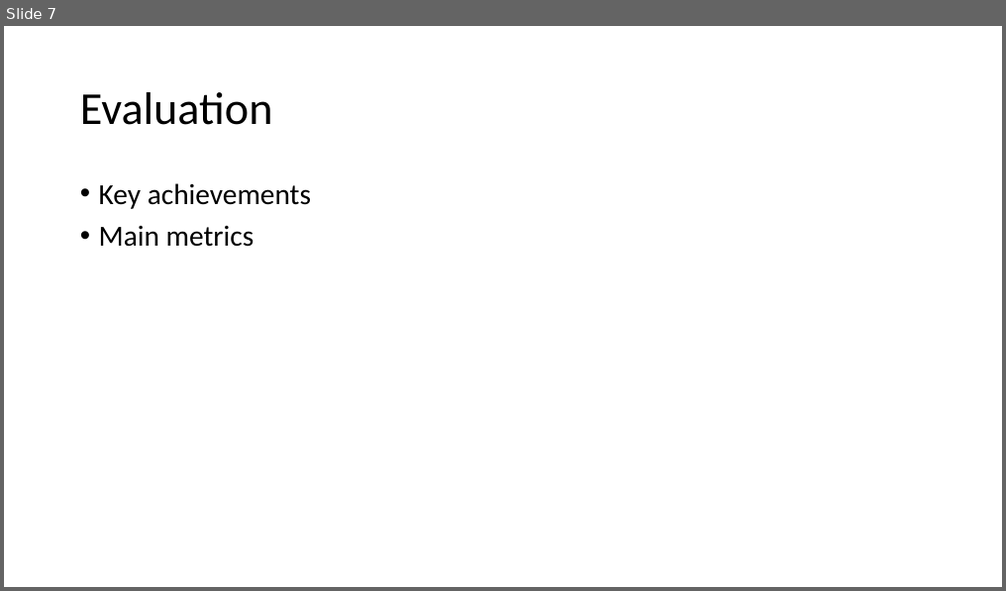
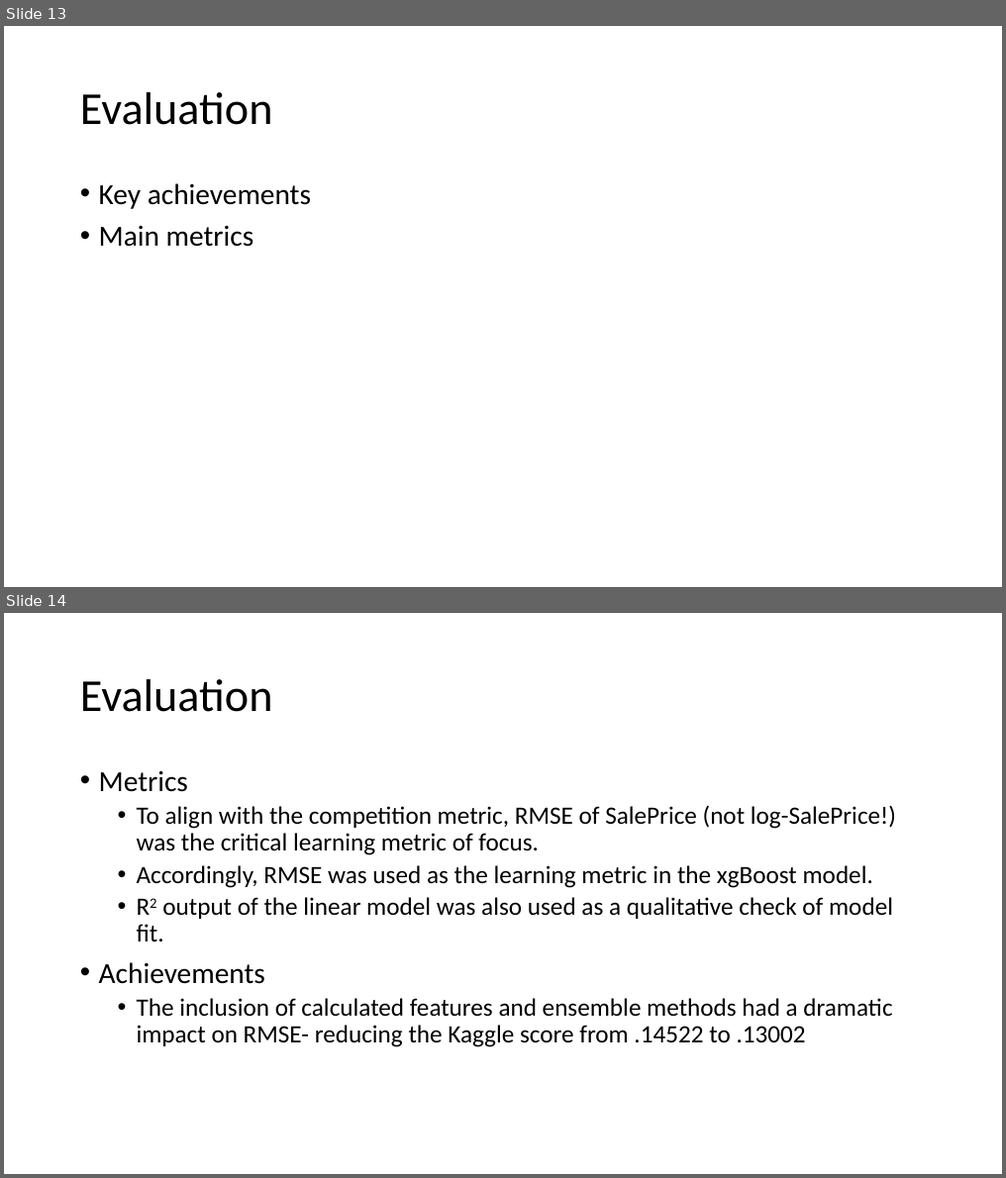
Before and after one commit to DannyGsGit/UW_DS450, a slide deck: Capstone/Docs/Homework/Template_Individual.pptx. Shown one above the other, each under a label of ours: slide 7 before the commit, slides 13 and 14 after it. The pictures are 1006x591 and 1006x1178 pixels, drawn with LibreOffice and Linux fonts; fonts in the diff are those of the drawing. Boxes give left, top, right and bottom in pixels: in the first picture for what was removed or moved away, otherwise in the second. Text is boxed around its words. In the diff, an @@ line names an element or a change of style, - is before the commit and + after.

```diff
--- a/Capstone/Docs/Homework/Template_Individual.pptx
+++ b/Capstone/Docs/Homework/Template_Individual.pptx
@@ slide 14 added at [4, 613, 1002, 1174], background #FFFFFF @@
@@ title added at [80, 679, 273, 712], 44 pt, text #000000 @@
+Evaluation
@@ text added at [99, 770, 896, 1048], 24 pt, text #000000 @@
+• Metrics
+  • To align with the competition metric, RMSE of SalePrice (not log-SalePrice!) was the critical learning metric of focus.
+  • Accordingly, RMSE was used as the learning metric in the xgBoost model.
+  • R2 output of the linear model was also used as a qualitative check of model fit.
+• Achievements
+  • The inclusion of calculated features and ensemble methods had a dramatic impact on RMSE- reducing the Kaggle score from .14522 to .13002
@@ what was slide 7 is now slide 13 @@
```
Also in this commit, not shown: 3 slides changed, 7 other slides added, 1 slide removed.
